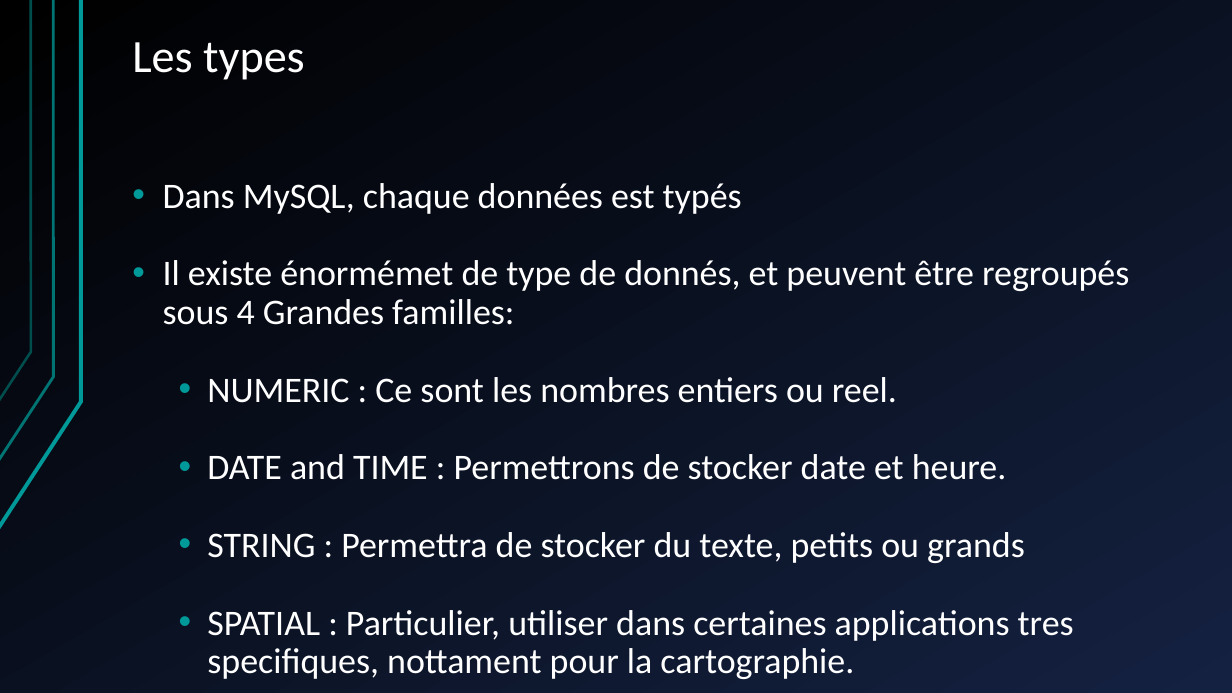
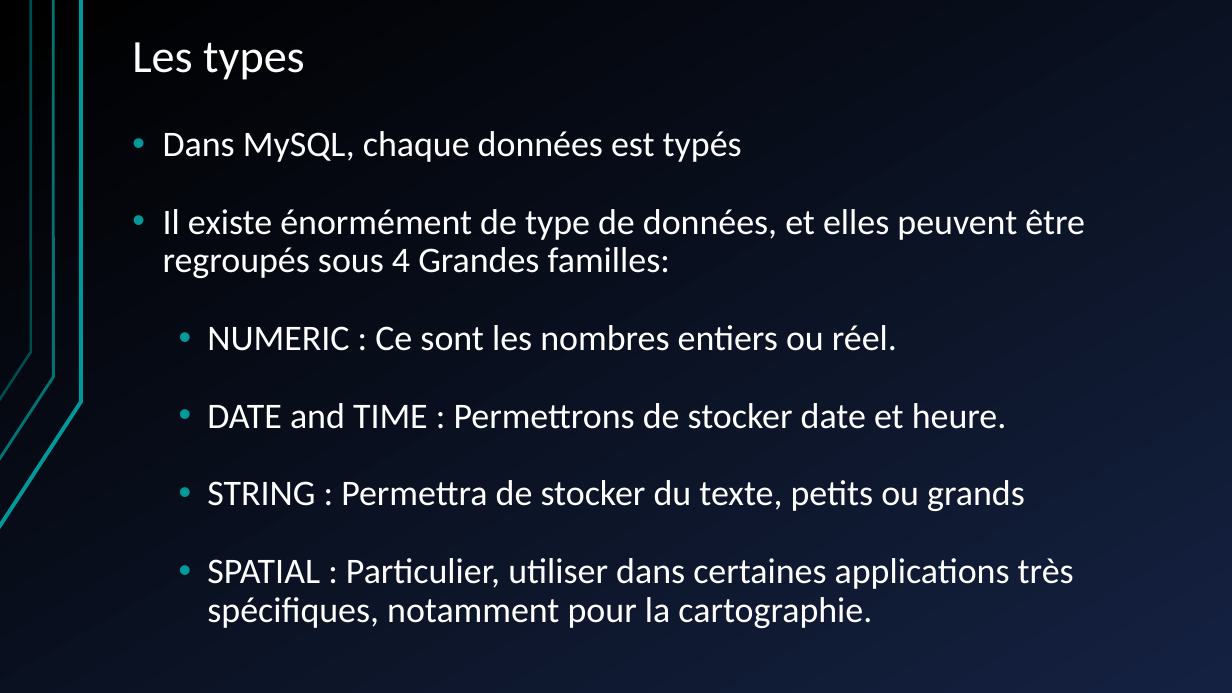
Before and after one commit to shyne99/formation-web, a slide deck: slide 12 of Seance 4 SQL PHP.ppt. Drawn at 1232x693 pixels with LibreOffice and Linux fonts; fonts in the diff are those of the drawing. Boxes give left, top, right and bottom in pixels: in the first picture for what was removed or moved away, otherwise in the second. Text is boxed around its words. In the diff, an @@ line names an element or a change of style, - is before the commit and + after.

```diff
--- a/Seance 4 SQL PHP.ppt
+++ b/Seance 4 SQL PHP.ppt
@@ text "Dans MySQL, chaque données est ...": place and size @@
-text "Dans MySQL, chaque données est ..." at [163, 183, 1129, 641]
+text "Dans MySQL, chaque données est ..." at [163, 131, 1085, 589]
@@ text at [163, 209, 1085, 351]: text changed @@
-• Il existe énormémet de type de donnés, et peuvent être regroupés sous 4 Grandes familles:
-  • NUMERIC : Ce sont les nombres entiers ou reel.
+• Il existe énormément de type de données, et elles peuvent être regroupés sous 4 Grandes familles:
+  • NUMERIC : Ce sont les nombres entiers ou réel.
@@ text at [207, 558, 1074, 589]: text changed @@
-  • SPATIAL : Particulier, utiliser dans certaines applications tres specifiques, nottament pour la cartographie.
+  • SPATIAL : Particulier, utiliser dans certaines applications très spécifiques, notamment pour la cartographie.
```
Also in this commit, not shown: 8 other slides changed, 4 other files.
